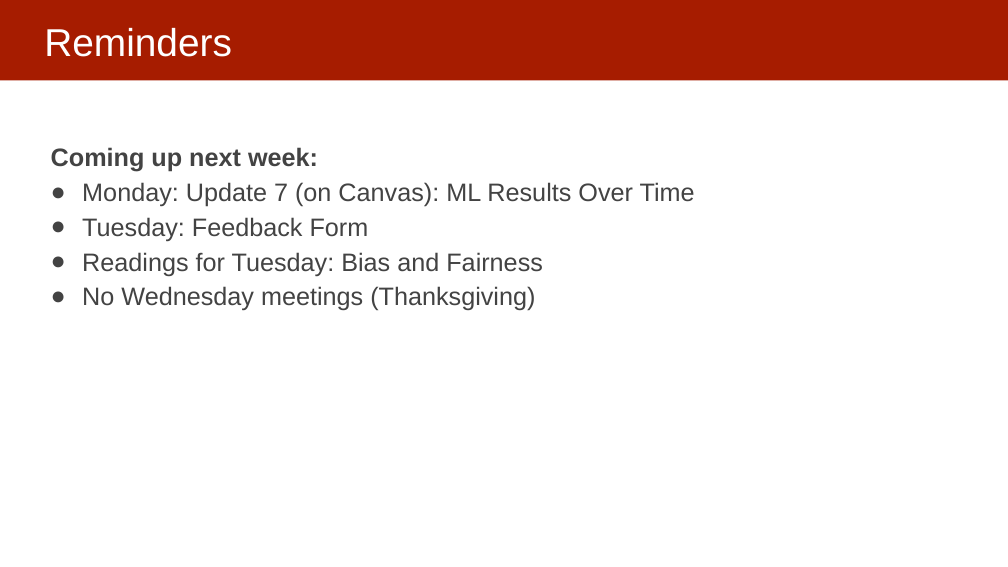
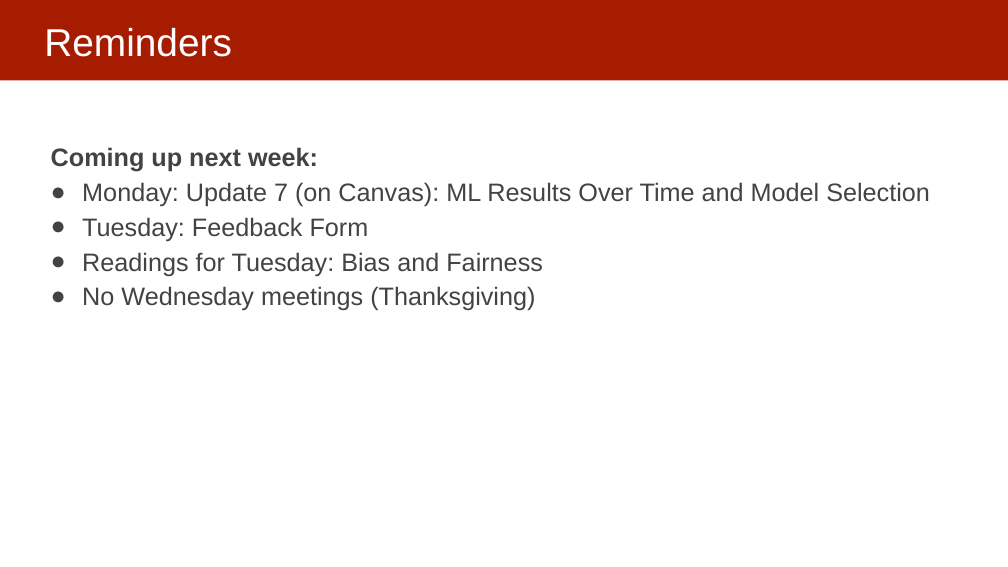
Before and after one commit to dssg/mlforpublicpolicylab, a slide deck: slide 2 of Lectures/17b-EthicsOverview.pptx. Drawn at 1008x567 pixels with LibreOffice and Linux fonts; fonts in the diff are those of the drawing. Boxes give left, top, right and bottom in pixels: in the first picture for what was removed or moved away, otherwise in the second. Text is boxed around its words. In the diff, an @@ line names an element or a change of style, - is before the commit and + after.

Commit message:
updated

```diff
--- a/Lectures/17b-EthicsOverview.pptx
+++ b/Lectures/17b-EthicsOverview.pptx
@@ text at box(82, 182, 930, 207): text changed @@
-● Monday: Update 7 (on Canvas): ML Results Over Time
+● Monday: Update 7 (on Canvas): ML Results Over Time and Model Selection
```
Also in this commit, not shown: 1 other slide changed.
